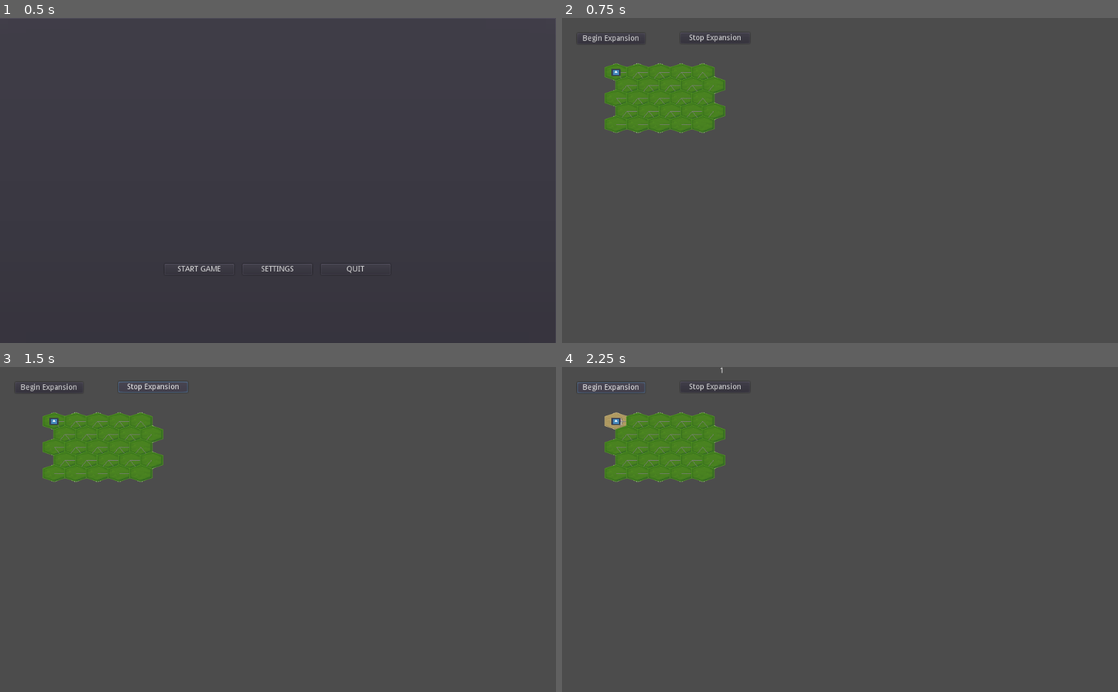
Above: before the commit, frames 1-4 (two rows, left to right).
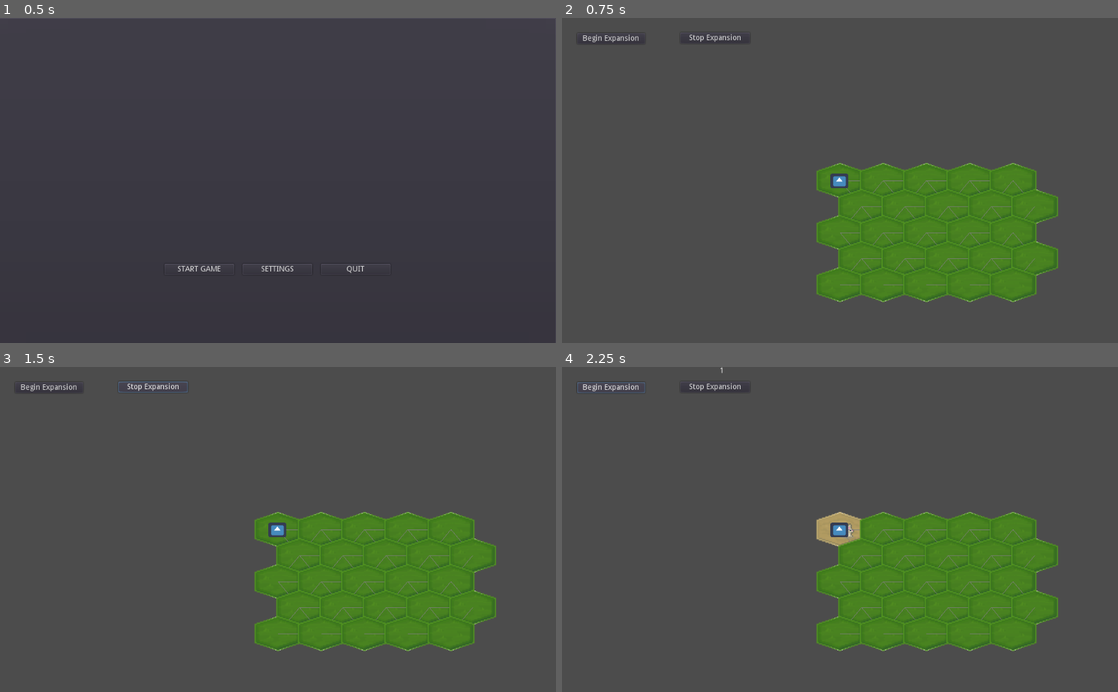
Above: after the commit, the same moments.

Repository: Cartogy/godot-wild-jam-36
Game: Godot game, scene res://src/Menu/Menu.tscn
Same seed, same stepped clock (60 frames per second), same inputs: the game is played once before the commit and once after it. The project has no main scene, so this scene is started directly. The engine's default icon, where the game draws it, is replaced by a stand-in: a white triangle on a blue panel in a dark square.
Inputs:
- Up to frame 1 (0.5 s): no input
- Up to frame 2 (0.75 s): click "START GAME" at 0.5 s
- Up to frame 3 (1.5 s): click "Stop Expansion" at 1.25 s
- Up to frame 4 (2.25 s): click "Begin Expansion" at 2 s

Frame 1 is identical in both runs. In frame 2, 20% of the frame differs, in the area x 7-90%, y 13-88%; in frame 3, 20%; in frame 4, 20%.

Commit message:
added movable camera with bounds, extracted ui to separate canvaslayer

Diff:
--- a/src/AutoLoad/flow.gd
+++ b/src/AutoLoad/flow.gd
@@ -10,6 +10,7 @@
 
 ### PUBLIC VARIABLES ###
 var pause_menu : Control = null
+var b_net_ui: Control = null
 
 # Is the game currently in editor mode? or not?
 var is_in_editor_mode := false
--- a/src/BNet/BNetUI/bnet_ui.gd
+++ b/src/BNet/BNetUI/bnet_ui.gd
@@ -2,6 +2,9 @@
 
 onready var resources = $Resources
 onready var population = $Population
+
+func _ready():
+	Flow.b_net_ui = self
 
 func update_resources(res: int):
 	resources.text = str(res)
--- a/src/BNet/BNetView/BNetView.tscn
+++ b/src/BNet/BNetView/BNetView.tscn
@@ -1,34 +1,9 @@
-[gd_scene load_steps=4 format=2]
+[gd_scene load_steps=3 format=2]
 
 [ext_resource path="res://src/BNet/BNet.tscn" type="PackedScene" id=1]
 [ext_resource path="res://src/BNet/BNetView/bnet_view.gd" type="Script" id=2]
-[ext_resource path="res://src/BNet/BNetUI/bnet_ui.gd" type="Script" id=3]
 
 [node name="BNetView" type="Node2D"]
 script = ExtResource( 2 )
 
 [node name="BNet" parent="." instance=ExtResource( 1 )]
-
-[node name="BNetUI" type="Control" parent="."]
-anchor_right = 1.0
-anchor_bottom = 1.0
-script = ExtResource( 3 )
-__meta__ = {
-"_edit_use_anchors_": false
-}
-
-[node name="Resources" type="Label" parent="BNetUI"]
-margin_right = 233.0
-margin_bottom = 111.0
-align = 2
-__meta__ = {
-"_edit_use_anchors_": false
-}
-
-[node name="Population" type="Label" parent="BNetUI"]
-margin_left = 290.0
-margin_right = 570.0
-margin_bottom = 74.0
-__meta__ = {
-"_edit_use_anchors_": false
-}
--- a/src/BNet/BNetView/bnet_view.gd
+++ b/src/BNet/BNetView/bnet_view.gd
@@ -1,8 +1,7 @@
 extends Node2D
 
 onready var bnet = $BNet
-onready var ui = $BNetUI
 
 func _ready():
-	bnet.actor_data.connect("update_res", ui, "update_resources")
-	bnet.actor_data.connect("update_pop", ui, "update_population")
+	bnet.actor_data.connect("update_res", Flow.b_net_ui, "update_resources")
+	bnet.actor_data.connect("update_pop", Flow.b_net_ui, "update_population")
--- a/src/Controller/controller.gd
+++ b/src/Controller/controller.gd
@@ -21,6 +21,7 @@
 func highlight_neighbours(event):
 	var doubled_width_coord = grid_hex.pixel_to_hex(event.position)
 	var hex_cell = grid_hex.get_cell(doubled_width_coord.to_vector())
+	print(hex_cell)
 
 	if current_hex_cell != null:
 		if hex_cell != current_hex_cell:
--- a/src/Grid/grid.gd
+++ b/src/Grid/grid.gd
@@ -112,6 +112,26 @@
 				cell.add_neighbour(neighbour)
 
 
+##############
+## UTIL
+##############
+
+# used for limiting the camera's navigation
+func get_grid_bounds() -> Rect2:
+	var minimum_x = 9999999
+	var maximum_x = -99999999
+	var minimum_y = 99999999
+	var maximum_y = -9999999
+	for cell in hexagon_coords.values():
+		if cell.position.x < minimum_x:
+			minimum_x = cell.position.x
+		if cell.position.y < minimum_y:
+			minimum_y = cell.position.y
+		if cell.position.x > maximum_x:
+			maximum_x = cell.position.x
+		if cell.position.y > maximum_y:
+			maximum_y = cell.position.x
+	return Rect2(minimum_x, minimum_y, maximum_x - minimum_x, maximum_y - minimum_y)
 
 ###############
 ## DEBUG ZONE
--- a/src/Level/BaseLevel.tscn
+++ b/src/Level/BaseLevel.tscn
@@ -10,3 +10,7 @@
 [node name="Grid" parent="." instance=ExtResource( 2 )]
 
 [node name="BNetView" parent="." instance=ExtResource( 1 )]
+
+[node name="Camera" type="Camera2D" parent="."]
+current = true
+zoom = Vector2( 0.5, 0.5 )
--- a/src/Level/level.gd
+++ b/src/Level/level.gd
@@ -6,8 +6,12 @@
 
 onready var grid = $Grid
 onready var bnet = $BNetView/BNet
+onready var camera = $Camera
 
 var starting_den: PackedScene = load("res://src/Structures/BNetStructure/Den/Den.tscn")
+
+var grid_bounds: Rect2
+var CAMERA_MOVE_SPEED = 200
 
 func _ready():
 	# Add starting cell
@@ -15,6 +19,8 @@
 	var den = starting_den.instance()
 
 	bnet.add_starting_structure(den, starting_cell, cell)
+
+	grid_bounds = grid.get_grid_bounds()
 
 func start_bnet():
 	bnet.active = true
@@ -25,6 +31,19 @@
 func _on_Button_pressed():
 	start_bnet()
 
-
 func _on_Stop_pressed():
 	stop_bnet()
+
+
+func _process(delta):
+	if Input.is_action_pressed("ui_down"):
+		camera.position += Vector2(0, CAMERA_MOVE_SPEED * delta)
+	if Input.is_action_pressed("ui_up"):
+		camera.position -= Vector2(0, CAMERA_MOVE_SPEED * delta)
+	if Input.is_action_pressed("ui_left"):
+		camera.position -= Vector2(CAMERA_MOVE_SPEED * delta, 0)
+	if Input.is_action_pressed("ui_right"):
+		camera.position += Vector2(CAMERA_MOVE_SPEED * delta, 0)
+
+	camera.position.x = min(max(camera.position.x, grid_bounds.position.x), grid_bounds.end.x)
+	camera.position.y = min(max(camera.position.y, grid_bounds.position.y), grid_bounds.end.y)
--- a/src/Main/Main.tscn
+++ b/src/Main/Main.tscn
@@ -1,17 +1,27 @@
-[gd_scene load_steps=4 format=2]
+[gd_scene load_steps=5 format=2]
 
 [ext_resource path="res://src/Level/BaseLevel.tscn" type="PackedScene" id=1]
 [ext_resource path="res://src/Controller/Controller.tscn" type="PackedScene" id=2]
 [ext_resource path="res://src/Menu/Pause/PauseMenu.tscn" type="PackedScene" id=3]
+[ext_resource path="res://src/BNet/BNetUI/bnet_ui.gd" type="Script" id=4]
 
 [node name="Main" type="Node2D"]
 
-[node name="Controller" parent="." instance=ExtResource( 2 )]
+[node name="CanvasLayer" type="CanvasLayer" parent="."]
 
-[node name="BaseLevel" parent="." instance=ExtResource( 1 )]
-DEBUG = true
+[node name="Stop" type="Button" parent="CanvasLayer"]
+margin_left = 218.295
+margin_top = 26.9087
+margin_right = 346.295
+margin_bottom = 46.9087
+text = "Stop Expansion"
+__meta__ = {
+"_edit_use_anchors_": false
+}
 
-[node name="Begin" type="Button" parent="."]
+[node name="PauseMenu" parent="CanvasLayer" instance=ExtResource( 3 )]
+
+[node name="Begin" type="Button" parent="CanvasLayer"]
 margin_left = 27.7795
 margin_top = 27.7795
 margin_right = 152.78
@@ -21,19 +31,35 @@
 "_edit_use_anchors_": false
 }
 
-[node name="Stop" type="Button" parent="."]
-margin_left = 218.295
-margin_top = 26.9087
-margin_right = 346.295
-margin_bottom = 46.9087
-text = "Stop Expansion"
+[node name="BNetUI" type="Control" parent="CanvasLayer"]
+anchor_right = 1.0
+anchor_bottom = 1.0
+mouse_filter = 2
+script = ExtResource( 4 )
 __meta__ = {
 "_edit_use_anchors_": false
 }
 
-[node name="CanvasLayer" type="CanvasLayer" parent="."]
+[node name="Resources" type="Label" parent="CanvasLayer/BNetUI"]
+margin_right = 233.0
+margin_bottom = 111.0
+align = 2
+__meta__ = {
+"_edit_use_anchors_": false
+}
 
-[node name="PauseMenu" parent="CanvasLayer" instance=ExtResource( 3 )]
+[node name="Population" type="Label" parent="CanvasLayer/BNetUI"]
+margin_left = 290.0
+margin_right = 570.0
+margin_bottom = 74.0
+__meta__ = {
+"_edit_use_anchors_": false
+}
 
-[connection signal="pressed" from="Begin" to="BaseLevel" method="_on_Button_pressed"]
-[connection signal="pressed" from="Stop" to="BaseLevel" method="_on_Stop_pressed"]
+[node name="Controller" parent="." instance=ExtResource( 2 )]
+
+[node name="BaseLevel" parent="." instance=ExtResource( 1 )]
+DEBUG = true
+
+[connection signal="pressed" from="CanvasLayer/Stop" to="BaseLevel" method="_on_Stop_pressed"]
+[connection signal="pressed" from="CanvasLayer/Begin" to="BaseLevel" method="_on_Button_pressed"]
